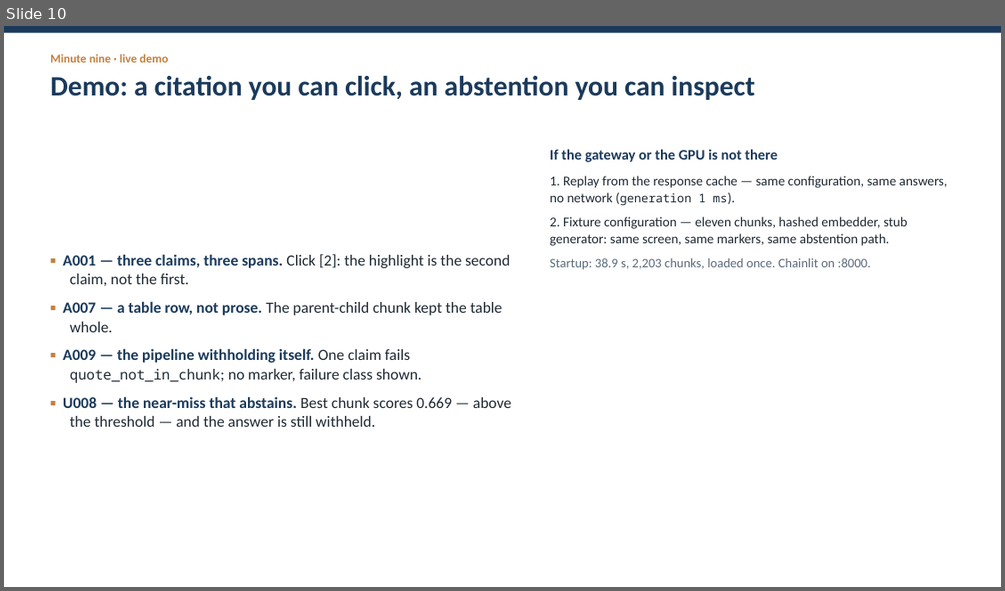
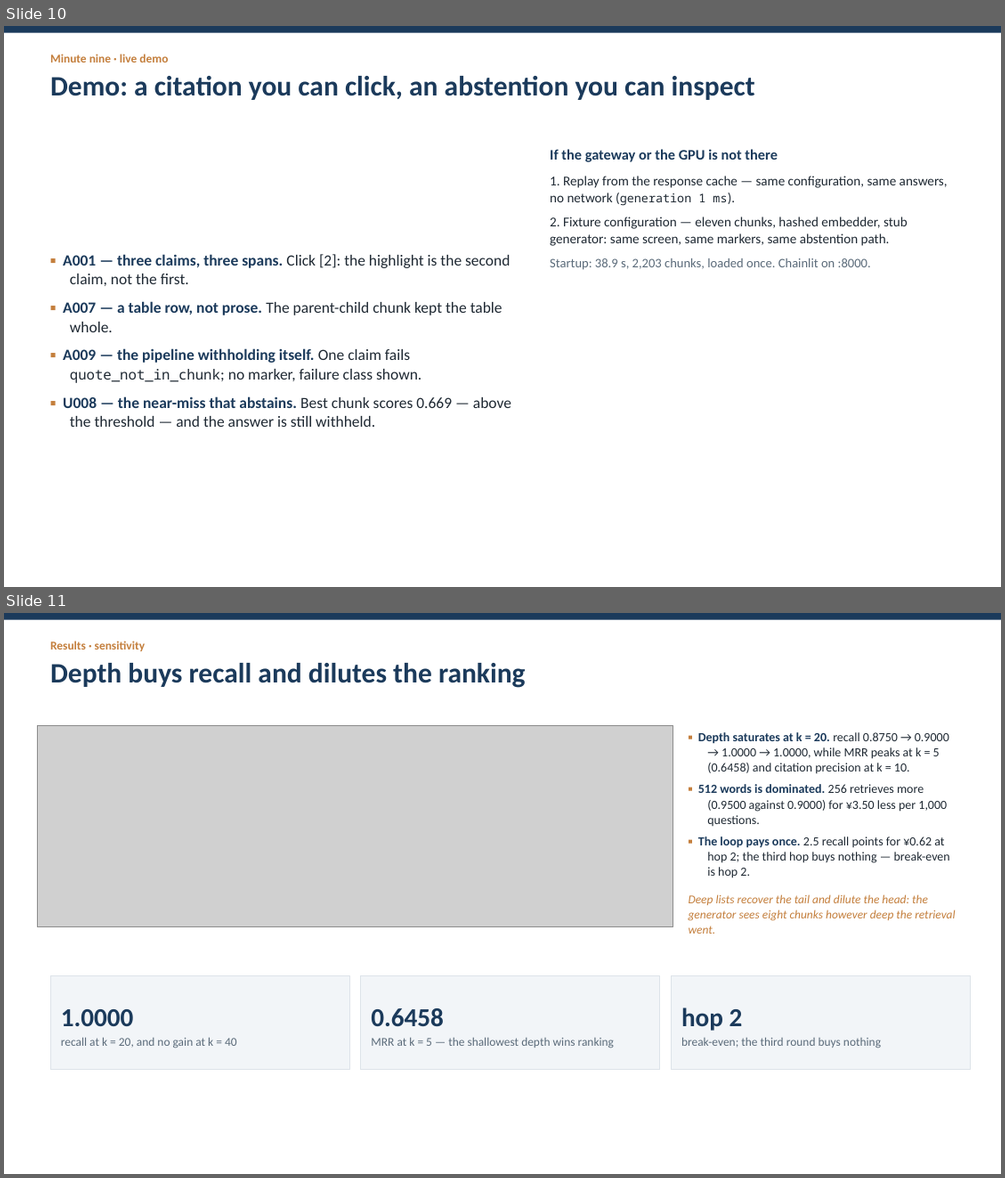
Before and after one commit to JHB11Hinson/cs5481-topic5-rag, a slide deck: reports/slides.pptx. Shown one above the other, each under a label of ours: slide 10 before the commit, slides 10 and 11 after it. The pictures are 1005x591 and 1005x1178 pixels, drawn with LibreOffice and Linux fonts; fonts in the diff are those of the drawing; grey boxes stand for pictures. Boxes give left, top, right and bottom in pixels: in the first picture for what was removed or moved away, otherwise in the second. Text is boxed around its words. In the diff, an @@ line names an element or a change of style, - is before the commit and + after.

Commit message:
report(ticket 17): final pass — three sweep curves, the eighteen-cell taxonomy, and the golden audit

```diff
--- a/reports/slides.pptx
+++ b/reports/slides.pptx
@@ slide 11 added at (4, 613, 1001, 1174), background #FFFFFF @@
@@ rectangle added at (4, 613, 1001, 620), fill #1B3A5B @@
@@ text added at (50, 641, 526, 688), 27 pt, text #1B3A5B, bold @@
+Results · sensitivity
+Depth buys recall and dilutes the ranking
@@ picture added at (38, 725, 673, 927) @@
@@ text added at (688, 732, 955, 933), 12 pt, text #1F2933 @@
+▪ Depth saturates at k = 20. recall 0.8750 → 0.9000 → 1.0000 → 1.0000, while MRR peaks at k = 5 (0.6458) and citation precision at k = 10.
+▪ 512 words is dominated. 256 retrieves more (0.9500 against 0.9000) for ¥3.50 less per 1,000 questions.
+▪ The loop pays once. 2.5 recall points for ¥0.62 at hop 2; the third hop buys nothing — break-even is hop 2.
+Deep lists recover the tail and dilute the head: the generator sees eight chunks however deep the retrieval went.
@@ rectangle added at (50, 976, 349, 1070), fill #F2F5F8, outline #DDE3E9 0.75 pt, 11.5 pt, text #5B6B7A @@
+1.0000
+recall at k = 20, and no gain at k = 40
@@ rectangle added at (361, 976, 660, 1070), fill #F2F5F8, outline #DDE3E9 0.75 pt, 11.5 pt, text #5B6B7A @@
+0.6458
+MRR at k = 5 — the shallowest depth wins ranking
@@ rectangle added at (671, 976, 971, 1070), fill #F2F5F8, outline #DDE3E9 0.75 pt, 11.5 pt, text #5B6B7A @@
+hop 2
+break-even; the third round buys nothing
```
Also in this commit, not shown: 3 slides changed, 1 other slide added, 1 slide removed, 20 other files.
